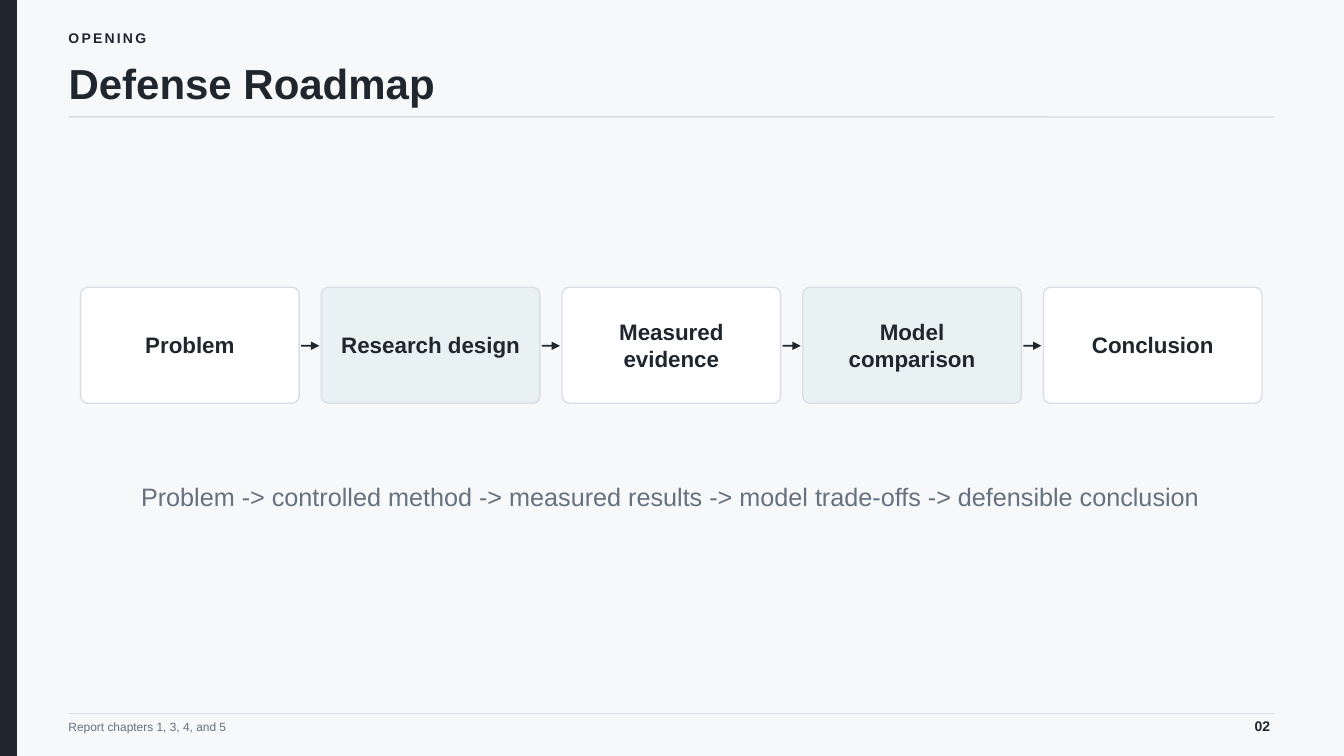
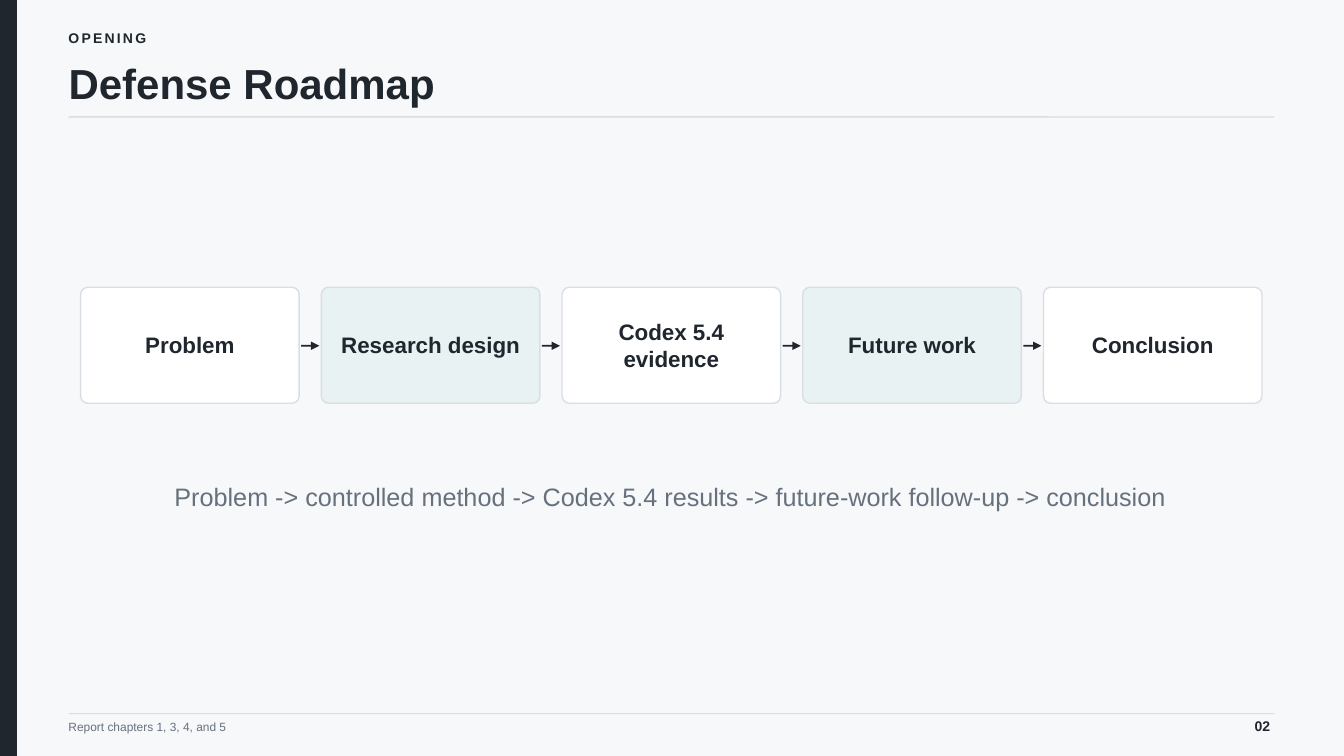
Before and after one commit to minatozaki98/financial-accounting, a slide deck: slide 2 of Document/outputs/final-defense/G6519692_Zaw_Ye_Htut_Ko_Final_Thesis_Defense.pptx. Drawn at 1344x756 pixels with LibreOffice and Linux fonts; fonts in the diff are those of the drawing. Boxes give left, top, right and bottom in pixels: in the first picture for what was removed or moved away, otherwise in the second. Text is boxed around its words. In the diff, an @@ line names an element or a change of style, - is before the commit and + after.

Commit message:
fix: frame GPT-5.5 results as future work

```diff
--- a/Document/outputs/final-defense/G6519692_Zaw_Ye_Htut_Ko_Final_Thesis_Defense.pptx
+++ b/Document/outputs/final-defense/G6519692_Zaw_Ye_Htut_Ko_Final_Thesis_Defense.pptx
@@ text at (x1=619, y1=323, x2=724, y2=368): text changed @@
-Measured evidence
+Codex 5.4 evidence
@@ text at (x1=848, y1=336, x2=976, y2=353): text changed @@
-Model comparison
+Future work
@@ text at (x1=174, y1=488, x2=1165, y2=511): text changed @@
-Problem -> controlled method -> measured results -> model trade-offs -> defensible conclusion
+Problem -> controlled method -> Codex 5.4 results -> future-work follow-up -> conclusion
```
Also in this commit, not shown: 8 other slides changed, 10 other files.
